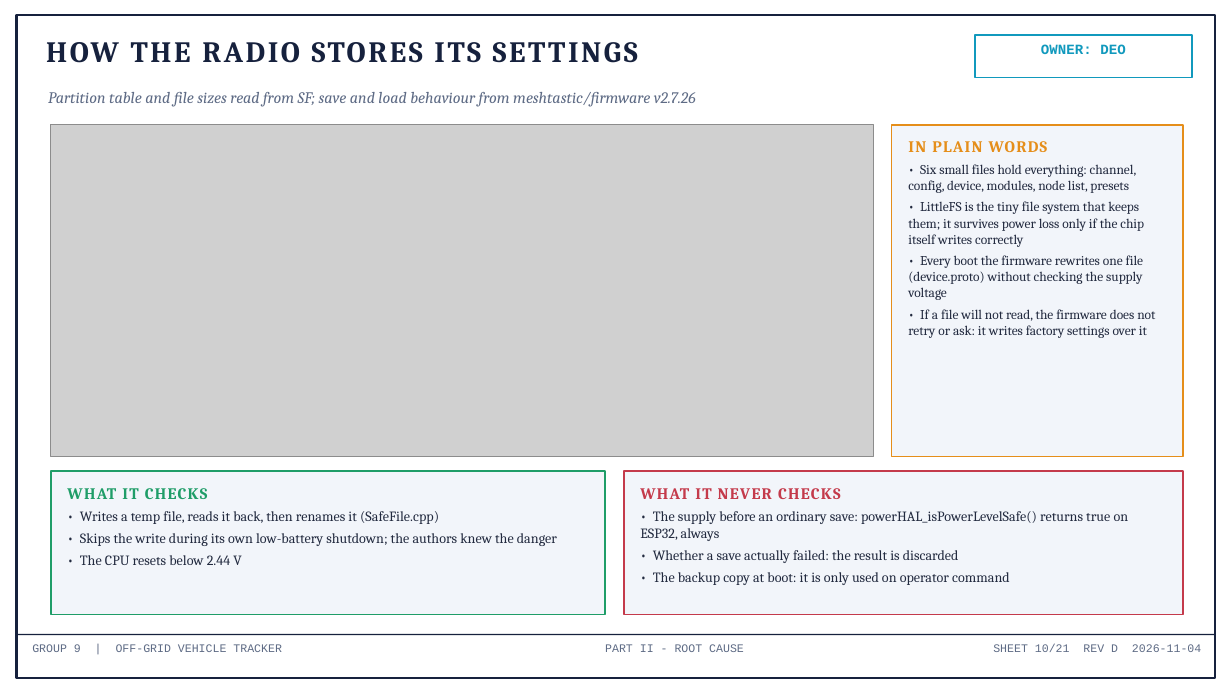
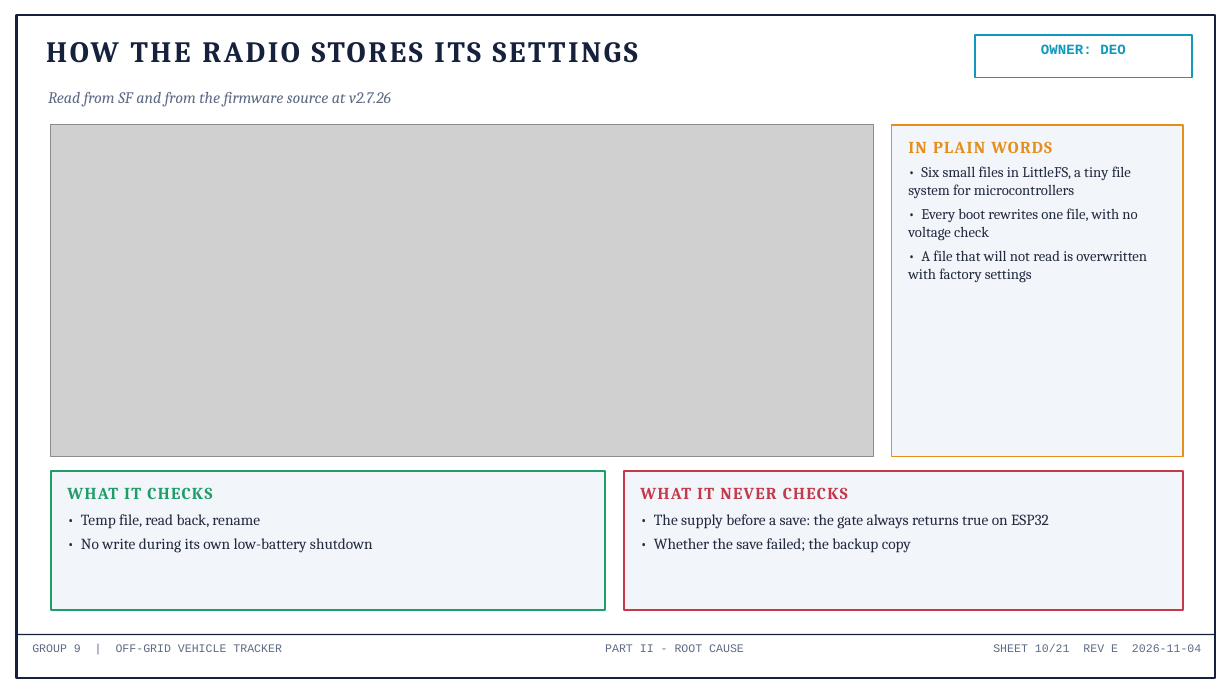
Before and after one commit to deosgracius/offgrid-vehicle-tracker, a slide deck: slide 10 of docs/presentations/Group9_Presentation.pptx. Drawn at 1232x693 pixels with LibreOffice and Linux fonts; fonts in the diff are those of the drawing; grey boxes stand for pictures. Boxes give left, top, right and bottom in pixels: in the first picture for what was removed or moved away, otherwise in the second. Text is boxed around its words. In the diff, an @@ line names an element or a change of style, - is before the commit and + after.

```diff
--- a/docs/presentations/Group9_Presentation.pptx
+++ b/docs/presentations/Group9_Presentation.pptx
@@ text at box(48, 92, 391, 106): text changed @@
-Partition table and file sizes read from SF; save and load behaviour from meshtastic/firmware v2.7.26
+Read from SF and from the firmware source at v2.7.26
@@ text at box(908, 141, 1052, 153): size 12.5 to 13 pt in "IN PLAIN WORDS" @@
@@ text at box(908, 166, 1147, 283): text changed; size 10.5 to 11.5 pt @@
-• Six small files hold everything: channel, config, device, modules, node list, presets
-• LittleFS is the tiny file system that keeps them; it survives power loss only if the chip itself writes correctly
-• Every boot the firmware rewrites one file (device.proto) without checking the supply voltage
-• If a file will not read, the firmware does not retry or ask: it writes factory settings over it
+• Six small files in LittleFS, a tiny file system for microcontrollers
+• Every boot rewrites one file, with no voltage check
+• A file that will not read is overwritten with factory settings
@@ rectangle: place and size @@
-rectangle at box(51, 471, 605, 615)
+rectangle at box(51, 471, 605, 610)
@@ rectangle: place and size @@
-rectangle at box(624, 471, 1183, 615)
+rectangle at box(624, 471, 1183, 610)
@@ text at box(67, 487, 212, 499): size 12.5 to 13 pt in "WHAT IT CHECKS" @@
@@ text at box(640, 487, 848, 499): size 12.5 to 13 pt in "WHAT IT NEVER CHECKS" @@
@@ text at box(81, 514, 373, 553): text changed; size 11 to 12 pt @@
-• Writes a temp file, reads it back, then renames it (SafeFile.cpp)
-• Skips the write during its own low-battery shutdown; the authors knew the danger
-• The CPU resets below 2.44 V
+• Temp file, read back, rename
+• No write during its own low-battery shutdown
@@ text at box(654, 514, 1049, 553): text changed; size 11 to 12 pt @@
-• The supply before an ordinary save: powerHAL_isPowerLevelSafe() returns true on ESP32, always
-• Whether a save actually failed: the result is discarded
-• The backup copy at boot: it is only used on operator command
+• The supply before a save: the gate always returns true on ESP32
+• Whether the save failed; the backup copy
@@ text at box(993, 644, 1201, 652): text changed @@
-SHEET 10/21 REV D 2026-11-04
+SHEET 10/21 REV E 2026-11-04
```
Also in this commit, not shown: 20 other slides changed, 24 other files.
